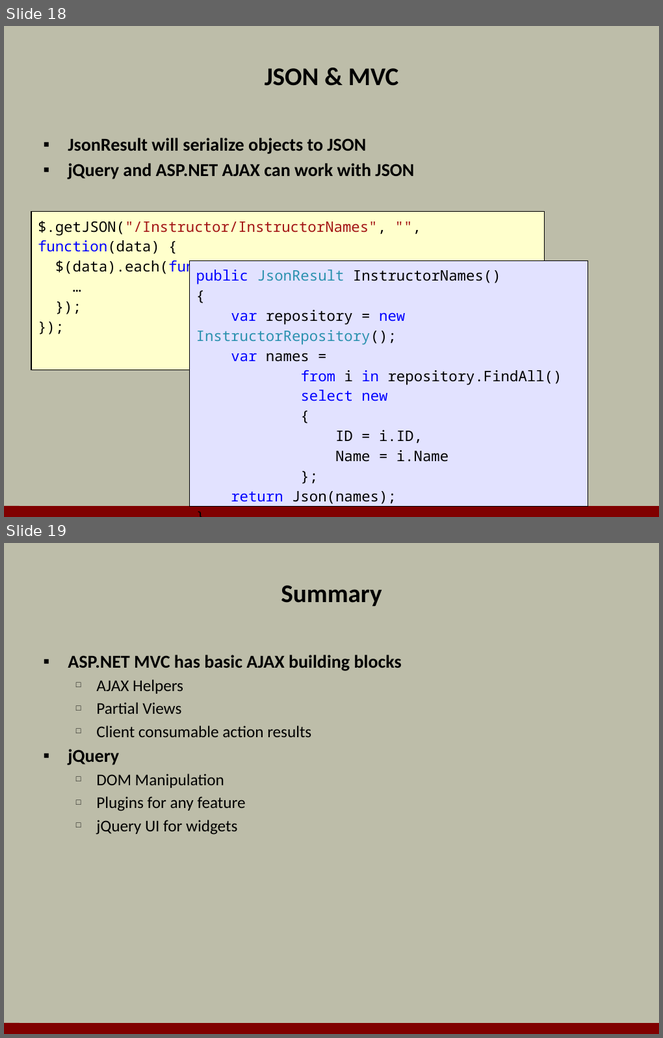
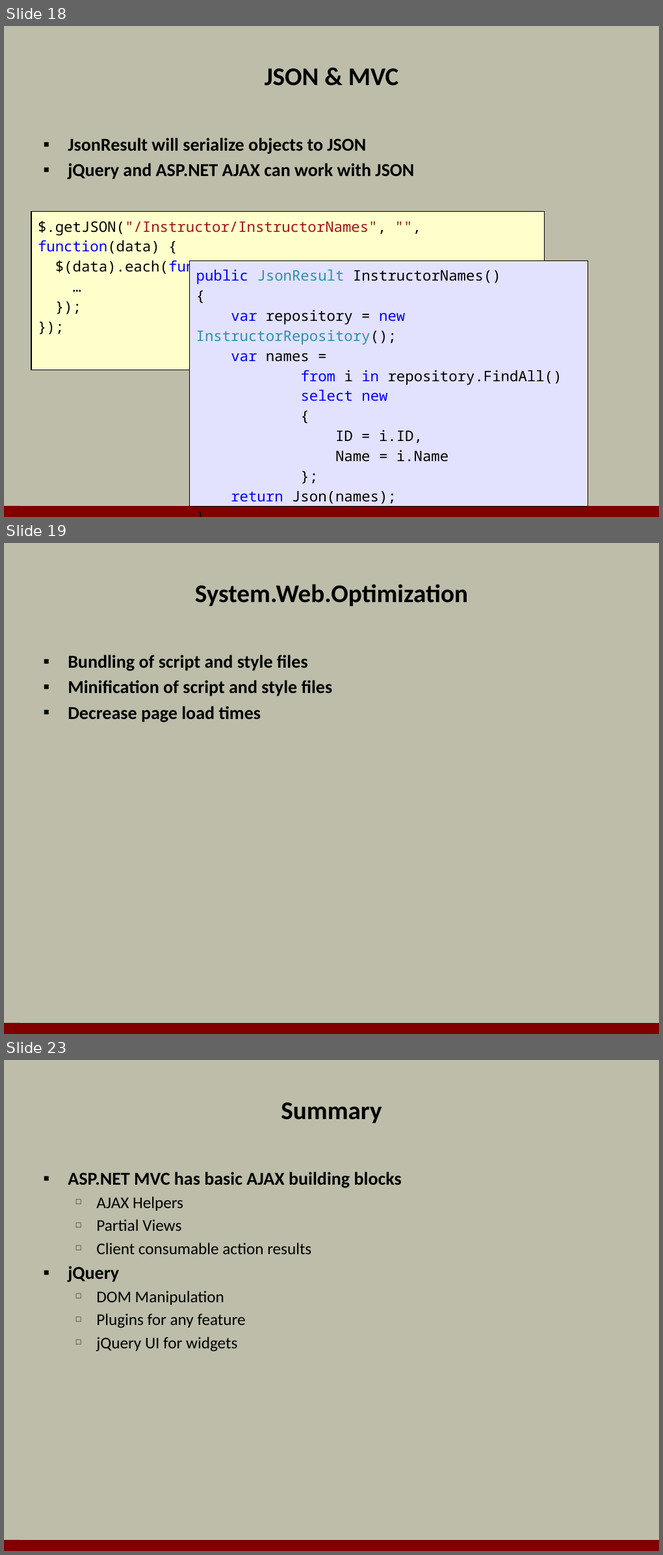
Before and after one commit to OdeToCode/classes, a slide deck: mvc/slides/06_AJAX.pptx. Shown one above the other, each under a label of ours: slides 18 and 19 before the commit, slides 18, 19 and 23 after it; the slides between them are not shown. The pictures are 663x1038 and 663x1555 pixels, drawn with LibreOffice and Linux fonts; fonts in the diff are those of the drawing; background and template pictures are left out. Boxes give left, top, right and bottom in pixels: in the first picture for what was removed or moved away, otherwise in the second. Text is boxed around its words. In the diff, an @@ line names an element or a change of style, - is before the commit and + after.

Commit message:
add optimization slides

```diff
--- a/mvc/slides/06_AJAX.pptx
+++ b/mvc/slides/06_AJAX.pptx
@@ slide 19 added at (x1=4, y1=543, x2=659, y2=1034), background #BDBDA9; not listed: 1 template element that a slide beside it also shows @@
@@ title added at (x1=195, y1=584, x2=468, y2=606), 28 pt, text #000000, bold @@
+System.Web.Optimization
@@ text added at (x1=68, y1=655, x2=333, y2=722), 20 pt, text #000000, bold @@
+▪ Bundling of script and style files
+▪ Minification of script and style files
+▪ Decrease page load times
@@ what was slide 19 is now slide 23 @@
```
Also in this commit, not shown: 3 other slides added.
